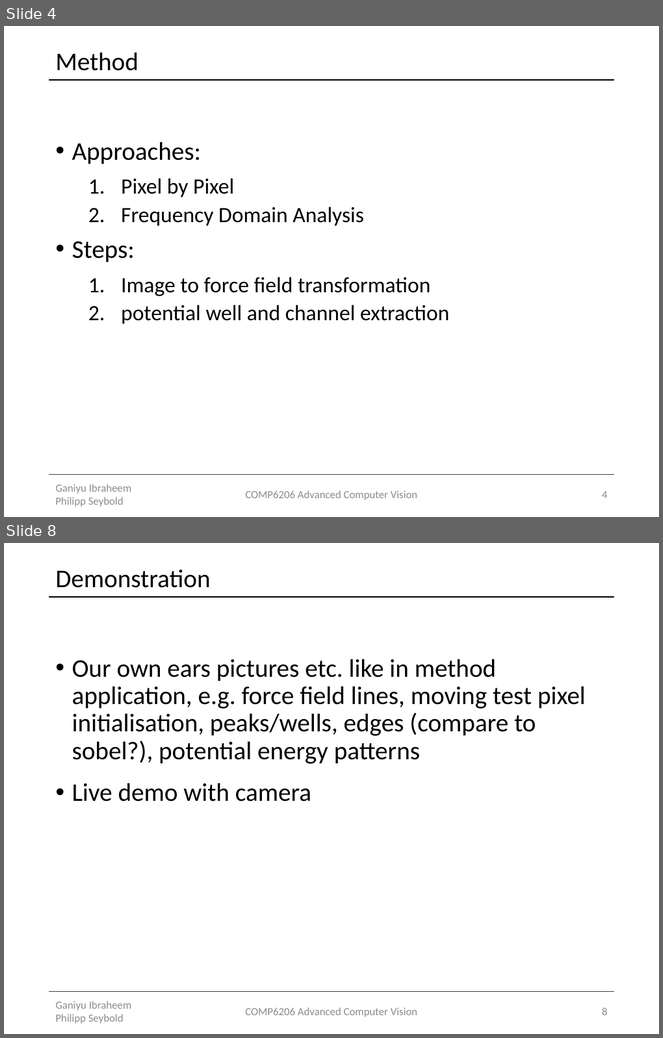
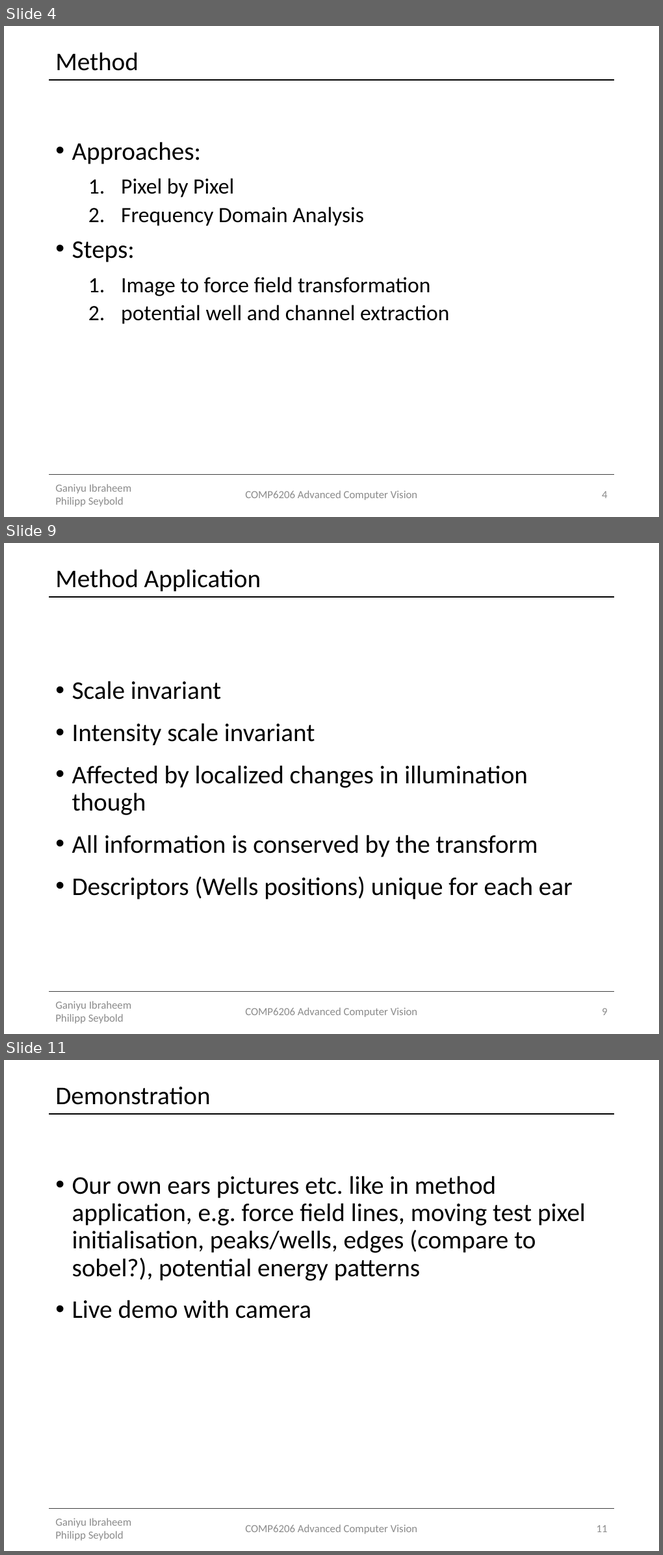
Before and after one commit to Lxrd-AJ/ForceFieldTransforms, a slide deck: Force Field Transformation.pptx. Shown one above the other, each under a label of ours: slides 4 and 8 before the commit, slides 4, 9 and 11 after it; the slides between them are not shown. The pictures are 663x1038 and 663x1555 pixels, drawn with LibreOffice and Linux fonts; fonts in the diff are those of the drawing. Boxes give left, top, right and bottom in pixels: in the first picture for what was removed or moved away, otherwise in the second. Text is boxed around its words. In the diff, an @@ line names an element or a change of style, - is before the commit and + after.

```diff
--- a/Force Field Transformation.pptx
+++ b/Force Field Transformation.pptx
@@ slide 9 added at (4,543,659,1034), background #FFFFFF; not listed: 2 template elements that a slide beside it also shows @@
@@ title added at (55,569,261,592), 28 pt, text #000000 @@
+Method Application
@@ text added at (72,681,573,900), 28 pt, text #000000 @@
+• Scale invariant
+• Intensity scale invariant
+• Affected by localized changes in illumination though
+• All information is conserved by the transform
+• Descriptors (Wells positions) unique for each ear
@@ text added at (55,1001,131,1024), 12 pt, text #8C8C8C @@
+Ganiyu Ibraheem Philipp Seybold
@@ text added at (245,1008,417,1017), 12 pt, text #8C8C8C @@
+COMP6206 Advanced Computer Vision
@@ page number added at (602,1008,607,1016), 12 pt, text #8C8C8C @@
+9
@@ what was slide 8 is now slide 11 @@
@@ page number at (597,1525,608,1533): text changed @@
-8
+11
```
Also in this commit, not shown: 4 slides changed, 2 other slides added.
